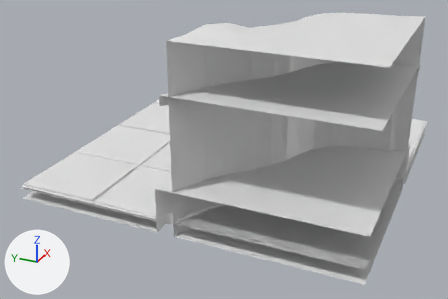
The FBX model Assets/Data/Level/Biomes/AbyssalRuins/Models/K_Floor_Rock_1.fbx: old version first, new version second.
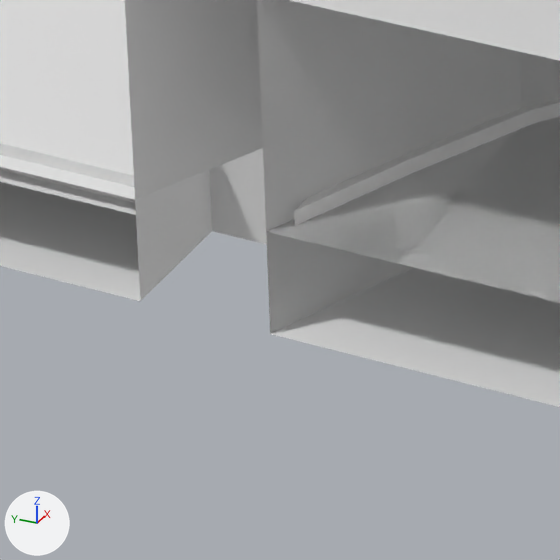
Old and new are each drawn whole from a 50 mm camera at (-8.54, -3.44, 4.2) aimed at (-0.54, 0.16, 0.21) and again close up on the part from 31% to 47% of the width and 65% to 89% of the height. Arrows for +X, +Y and +Z are at lower left; the lights stay in place. The last two pictures show the newer version. Where no turn or scale is listed for an object, it has been applied to the vertices.

Names of what the first close-up shows: 'K_Floor_Rock_1', 'K_Floor_Rock_1_ColGround0', 'K_Floor_Rock_1_ColGround1', 'K_Floor_Rock_1_ColWall1'.
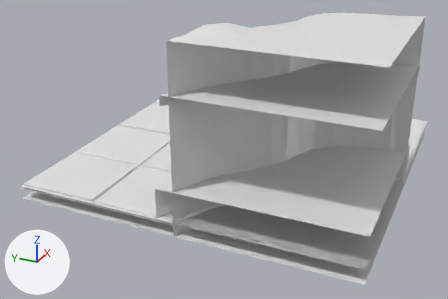
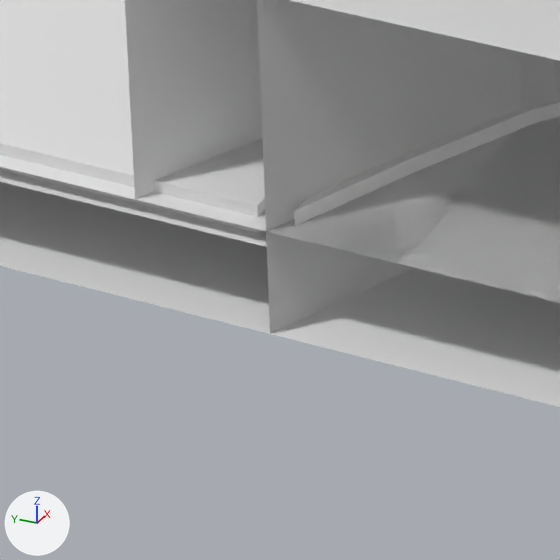
Where the change shows, as pixel boxes (x1, y1, x2, y2) in the close-ups (560 x 560 px; the box of a moved part takes in the faces that stretch with it):
'K_Floor_Rock_1', reshaped
    before: (0, 0, 560, 241)
    after: (0, 0, 560, 247)
'K_Floor_Rock_1_ColGround0', reshaped
    before: (0, 148, 414, 334)
    after: (0, 155, 414, 334)
part 1 of me_k_floor_rock_1, built on
    after: (135, 138, 267, 247)
part 2 of me_k_floor_rock_1_colground0, moved or reshaped
    before: (135, 148, 267, 301)
    after: (135, 192, 270, 334)

The change, as a list of edits to the scene's bpy script:
```text
Change me_k_floor_rock_1:
    used by ob_k_floor_rock_1; location = (0.0, 0.0, 0.0)
    verts and faces of me_k_floor_rock_1; kept vertices keep their numbers, new ones are numbered from 1171
    before: 189 (-2.25, 0.25, -0.03), 190 (-2.5, 0.25, -0.03) at pixel (135, 215), 210 (-2.25, 0.0, -0.03), 211 (-2.5, 0.0, -0.03) at pixel (266, 247), 438 (-2.23, 0.27, 0.02)
    before: 439 (-2.46, 0.27, 0.02) at pixel (134, 175), 444 (-2.23, 0.04, 0.02), 445 (-2.46, 0.04, 0.02), 462 (-2.46, 0.27, -0.03) at pixel (135, 202), 463 (-2.23, 0.27, -0.03)
    before: 465 (-2.23, 0.03, -0.03)
    remove me_k_floor_rock_1.from_pydata(...)  # 1171 vertices, 883 faces; spans x -2.5..2.5, y -2.5..2.5, z -0.03..2.5
    add me_k_floor_rock_1.from_pydata(...)  # 1171 vertices, 887 faces; spans x -2.5..2.5, y -2.5..2.5, z -0.03..2.5
    me_k_floor_rock_1 part 1
    add delete_vertices([463])  # with the faces that use them
    add verts[1171] = (-2.46, 0.03, -0.03)  # pixel (258, 232)
    add faces += [(189, 190, 211, 210), (444, 445, 1171, 465), (439, 462, 1171, 445)]  # mat_joint (white #e7e7e7)
    add faces += [(438, 439, 445, 444)]  # mat_floor (white #e7e7e7)
    other edits to the shape of me_k_floor_rock_1 do not show in these pictures
Change me_k_floor_rock_1_colground0:
    used by ob_k_floor_rock_1_colground0; location = (0.0, 0.0, 0.0)
    verts and faces of me_k_floor_rock_1_colground0; kept vertices keep their numbers, new ones are numbered from 764
    before: 189 (-2.25, 0.25, 0.0), 190 (-2.5, 0.25, 0.0) at pixel (135, 199), 210 (-2.25, 0.0, 0.0), 211 (-2.5, 0.0, 0.0) at pixel (266, 231), 382 (-2.5, 0.25, -0.2) at pixel (140, 301)
    before: 383 (-2.25, 0.25, -0.2) at pixel (212, 231), 384 (-2.25, 0.0, -0.2), 385 (-2.5, 0.0, -0.2) at pixel (270, 334)
    remove me_k_floor_rock_1_colground0.from_pydata(...)  # 764 vertices, 705 faces; spans x -2.5..2.5, y -2.5..2.5, z -0.2..0.0
    add me_k_floor_rock_1_colground0.from_pydata(...)  # 764 vertices, 703 faces; spans x -2.5..2.5, y -2.5..2.5, z -0.2..0.0
    me_k_floor_rock_1_colground0 part 2
    add delete_faces([(189, 190, 382, 383), (189, 383, 384, 210), (210, 384, 385, 211)])
    add faces += [(189, 190, 211, 210), (382, 383, 384, 385)]
    other edits to the shape of me_k_floor_rock_1_colground0 do not show in these pictures
```
